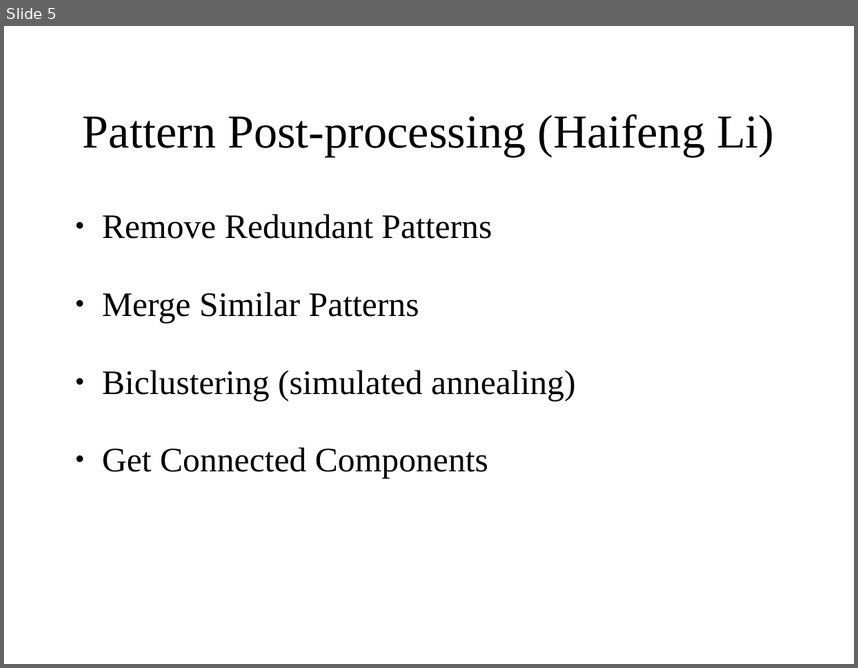
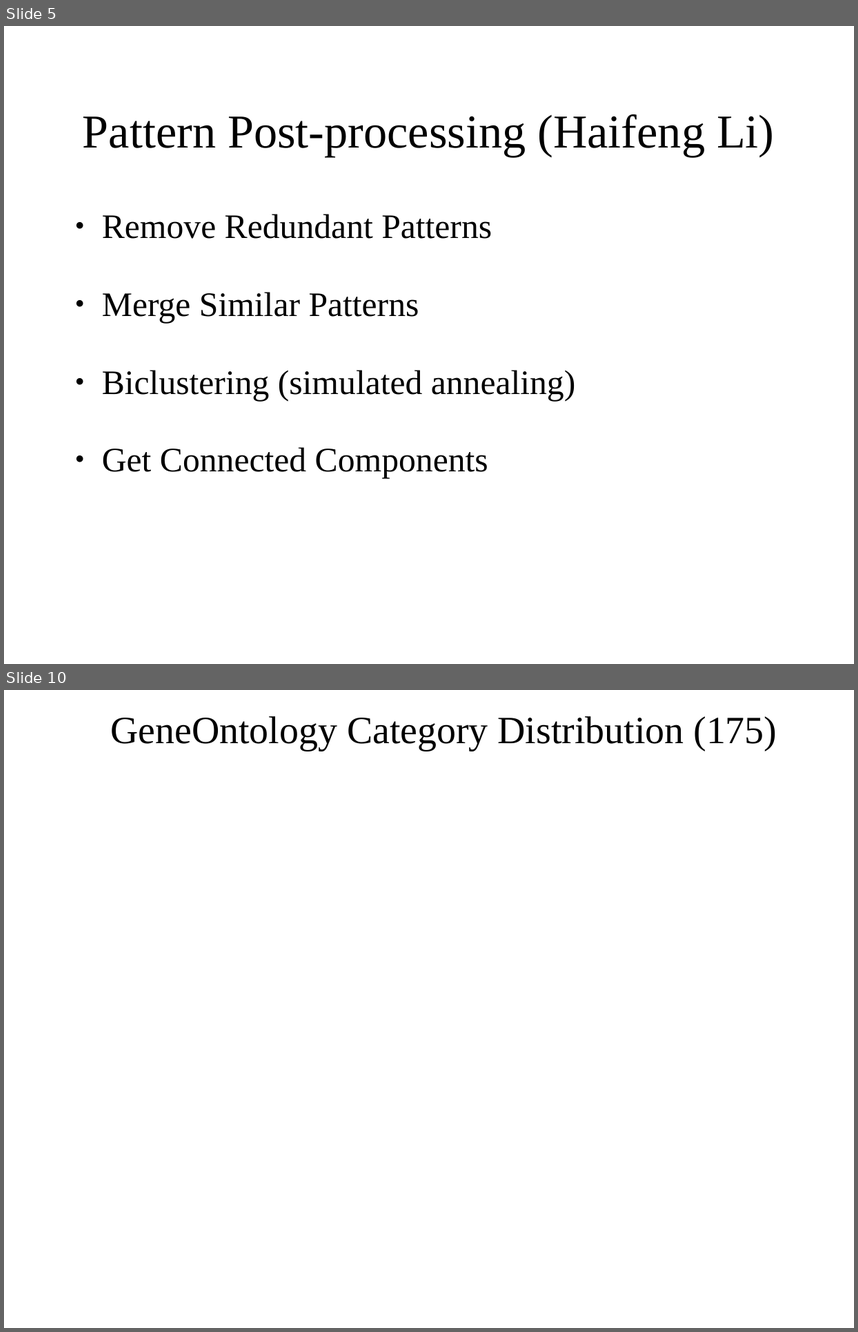
Before and after one commit to polyactis/annot, a slide deck: trunk/doc/lab_meeting_2006_11_21/lm_11_21_06.ppt. Shown one above the other, each under a label of ours: slide 5 before the commit, slides 5 and 10 after it; the slides between them are not shown. The pictures are 858x668 and 858x1332 pixels, drawn with LibreOffice and Linux fonts; fonts in the diff are those of the drawing; background and template pictures are left out. Boxes give left, top, right and bottom in pixels: in the first picture for what was removed or moved away, otherwise in the second. Text is boxed around its words. In the diff, an @@ line names an element or a change of style, - is before the commit and + after.

```diff
--- a/trunk/doc/lab_meeting_2006_11_21/lm_11_21_06.ppt
+++ b/trunk/doc/lab_meeting_2006_11_21/lm_11_21_06.ppt
@@ slide 10 added at <box>4,690,854,1328</box>, background picture (left out) @@
@@ text added at <box>110,716,777,751</box>, 36 pt, text #000000 @@
+GeneOntology Category Distribution (175)
```
Also in this commit, not shown: 5 slides changed, 14 other slides added, 9 slides removed, 42 other files.
